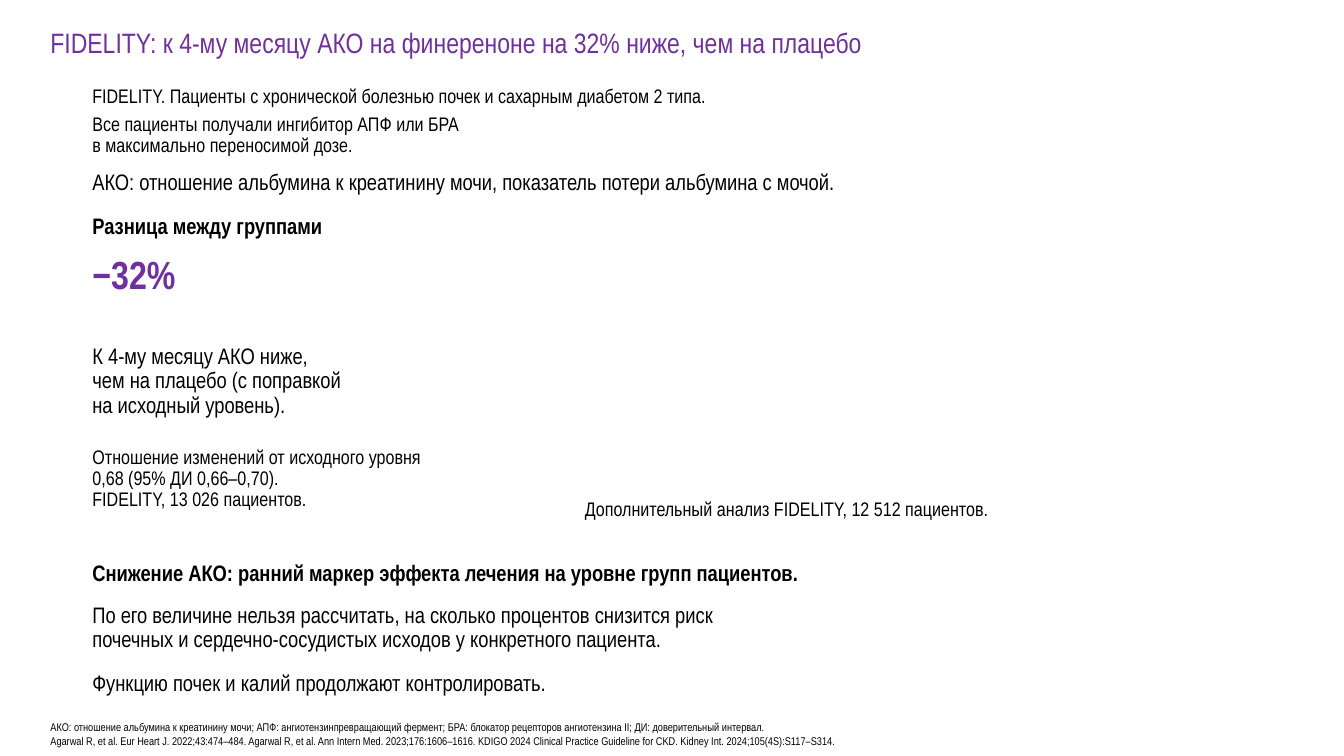
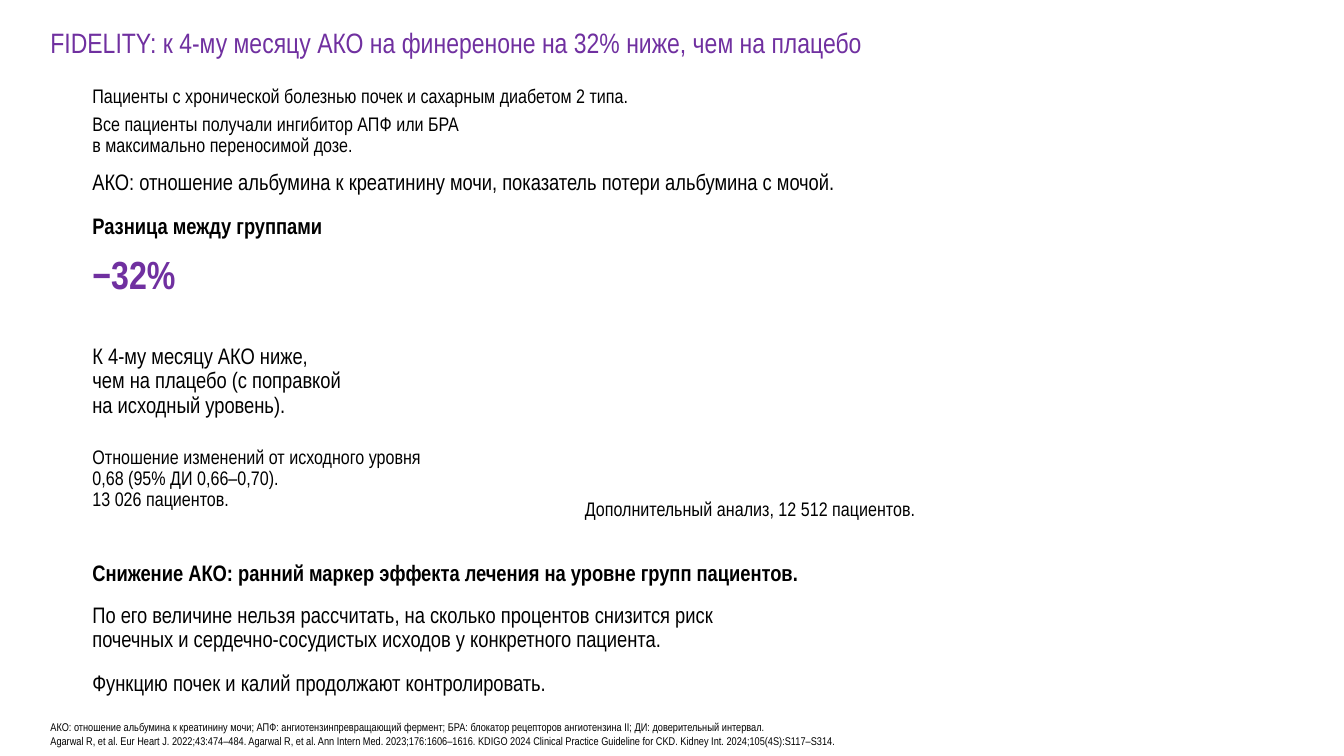
Before and after one commit to drabdulbosit1-eng/my-test-cloud, a slide deck: slide 22 of finerenone/Finerenone_Levin_reviewed.pptx. Drawn at 1344x756 pixels with LibreOffice and Linux fonts; fonts in the diff are those of the drawing. Boxes give left, top, right and bottom in pixels: in the first picture for what was removed or moved away, otherwise in the second. Text is boxed around its words. In the diff, an @@ line names an element or a change of style, - is before the commit and + after.

```diff
--- a/finerenone/Finerenone_Levin_reviewed.pptx
+++ b/finerenone/Finerenone_Levin_reviewed.pptx
@@ text at box(92, 88, 629, 107): text changed @@
-FIDELITY. Пациенты с хронической болезнью почек и сахарным диабетом 2 типа.
+Пациенты с хронической болезнью почек и сахарным диабетом 2 типа.
@@ text at box(92, 492, 229, 510): text changed @@
-FIDELITY, 13 026 пациентов.
+13 026 пациентов.
@@ text at box(585, 501, 915, 520): text changed @@
-Дополнительный анализ FIDELITY, 12 512 пациентов.
+Дополнительный анализ, 12 512 пациентов.
```
Also in this commit, not shown: 24 other slides changed, 1 other file.
